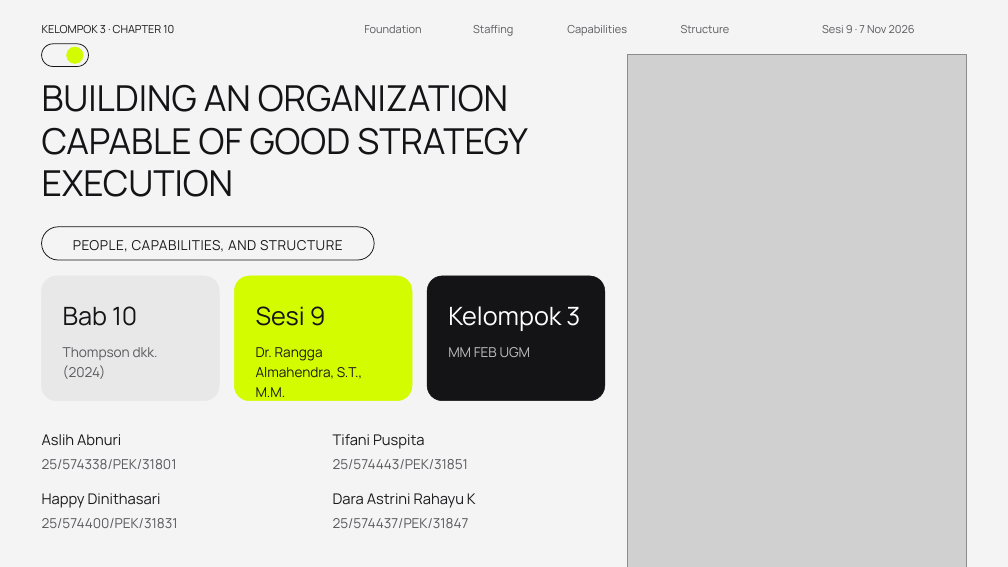
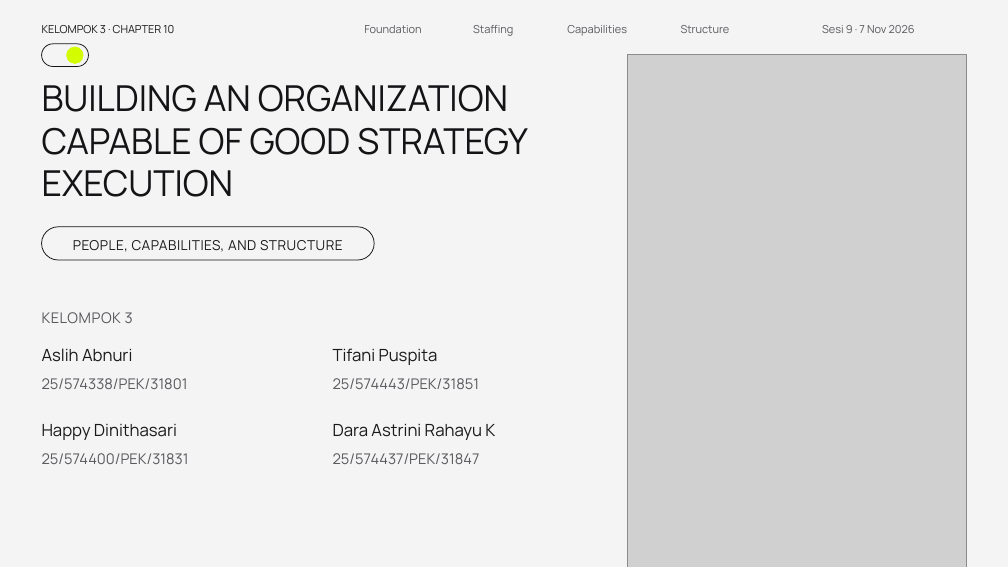
Before and after one commit to aslihabnuri/Dom-Manipulation, a slide deck: slide 1 of presentasi_ch10_kelompok3/SMJKT_Group 3_Aslih_Chapter 10 Strategy Execution.pptx. Drawn at 1008x567 pixels with LibreOffice and Linux fonts; fonts in the diff are those of the drawing; grey boxes stand for pictures; background and template pictures are left out. Boxes give left, top, right and bottom in pixels: in the first picture for what was removed or moved away, otherwise in the second. Text is boxed around its words. In the diff, an @@ line names an element or a change of style, - is before the commit and + after.

```diff
--- a/presentasi_ch10_kelompok3/SMJKT_Group 3_Aslih_Chapter 10 Strategy Execution.pptx
+++ b/presentasi_ch10_kelompok3/SMJKT_Group 3_Aslih_Chapter 10 Strategy Execution.pptx
@@ rounded rectangle removed at (42,276,219,401) @@
@@ rounded rectangle removed at (234,276,412,401) @@
@@ rounded rectangle removed at (427,276,605,401) @@
@@ text at (42,312,133,323): text changed; size 24 to 14 pt; text colour #FFFFFF to #5A5A5F @@
-Kelompok 3
+KELOMPOK 3
@@ text "KELOMPOK 3" at (42,312,133,323): vertical alignment middle to top @@
@@ text removed at (63,306,137,326) @@
-Bab 10
@@ text removed at (256,306,326,326) @@
-Sesi 9
@@ text "Aslih Abnuri": place and size @@
-text "Aslih Abnuri" at (42,434,121,445)
+text "Aslih Abnuri" at (42,348,132,362)
@@ text removed at (63,347,158,379) @@
-Thompson dkk. (2024)
@@ text removed at (256,347,362,402) @@
-Dr. Rangga Almahendra, S.T., M.M.
@@ size 14 to 16 pt in 4 elements at (42,424,177,440), (333,424,495,440), (42,348,132,362), (333,348,438,365) @@
@@ text "Tifani Puspita": place and size @@
-text "Tifani Puspita" at (333,434,425,449)
+text "Tifani Puspita" at (333,348,438,365)
@@ text removed at (448,347,531,357) @@
-MM FEB UGM
@@ text "25/574338/PEK/31801": place and size @@
-text "25/574338/PEK/31801" at (42,459,177,469)
+text "25/574338/PEK/31801" at (42,378,188,389)
@@ size 13 to 14 pt in 4 elements at (42,453,189,464), (333,453,480,464), (42,378,188,389), (333,378,479,389) @@
@@ text "25/574443/PEK/31851": place and size @@
-text "25/574443/PEK/31851" at (333,459,468,469)
+text "25/574443/PEK/31851" at (333,378,479,389)
@@ text "Happy Dinithasari": place and size @@
-text "Happy Dinithasari" at (42,493,161,508)
+text "Happy Dinithasari" at (42,424,177,440)
@@ text "Dara Astrini Rahayu K": place and size @@
-text "Dara Astrini Rahayu K" at (333,493,476,508)
+text "Dara Astrini Rahayu K" at (333,424,495,440)
@@ text "25/574400/PEK/31831": place and size @@
-text "25/574400/PEK/31831" at (42,518,178,528)
+text "25/574400/PEK/31831" at (42,453,189,464)
@@ text "25/574437/PEK/31847": place and size @@
-text "25/574437/PEK/31847" at (333,518,469,528)
+text "25/574437/PEK/31847" at (333,453,480,464)
```
Also in this commit, not shown: 1 other file.
